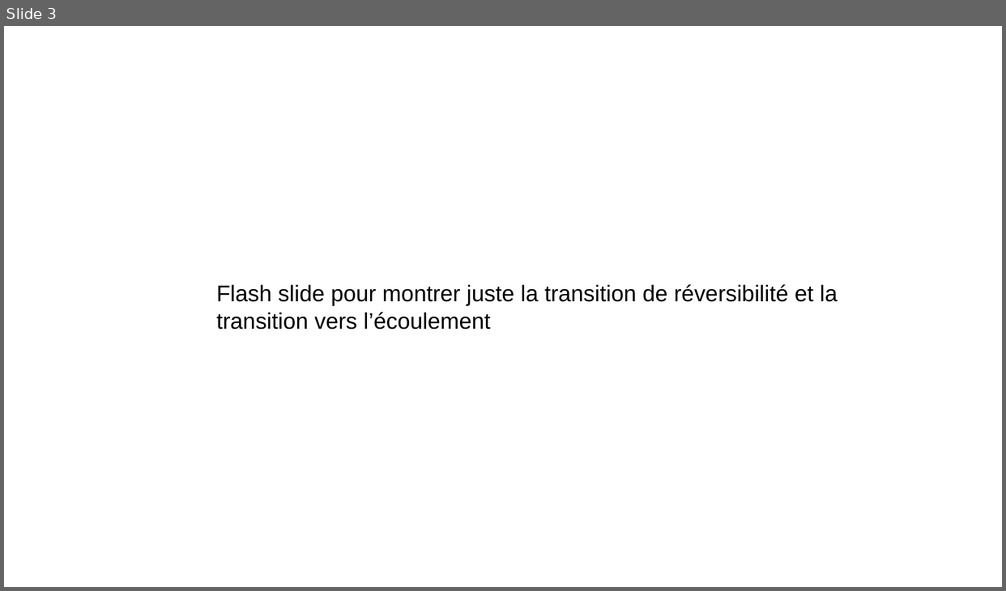
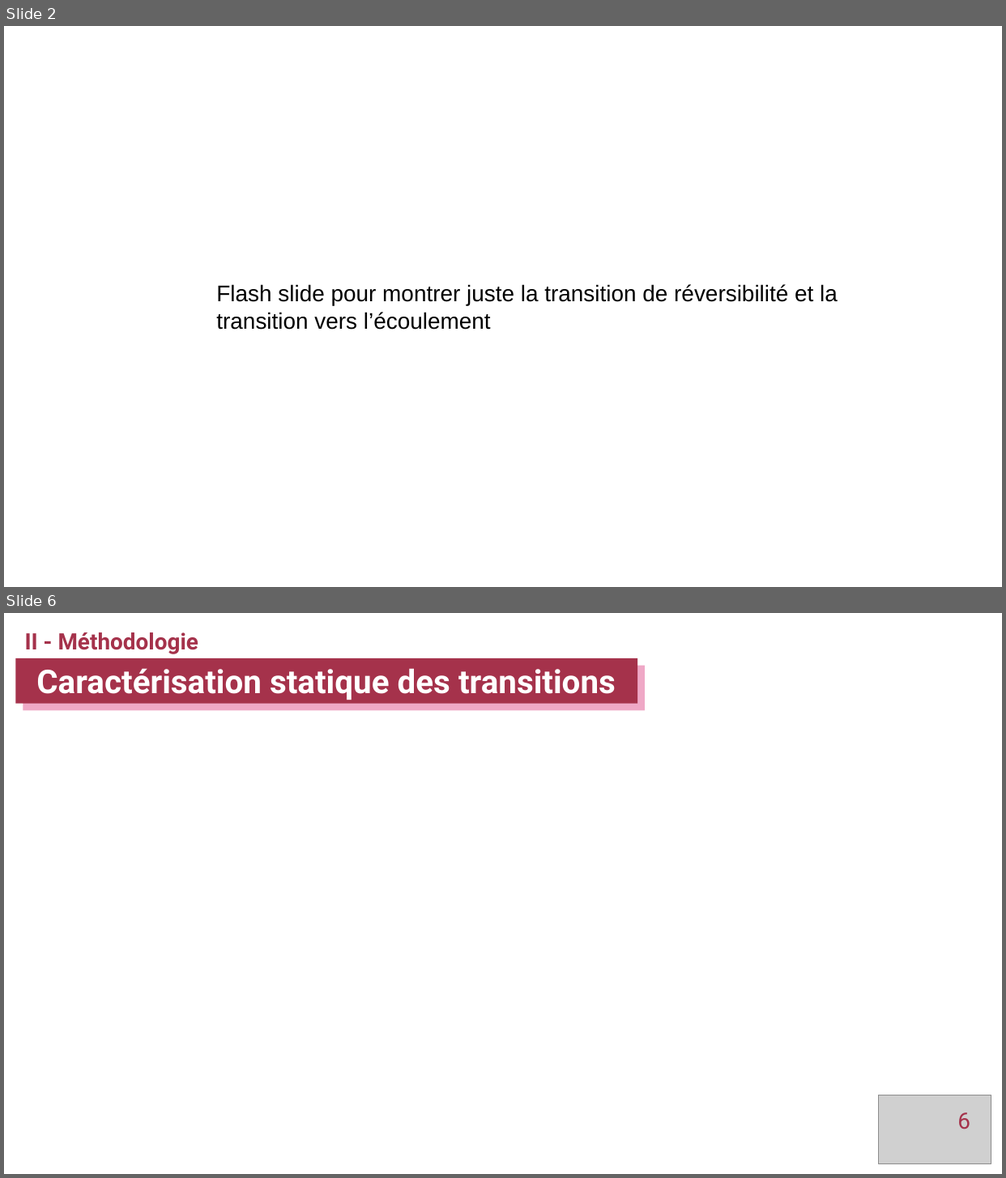
Before and after one commit to tjocteur/these, a slide deck: Soutenance/Soutenance_Jocteur.odp. Shown one above the other, each under a label of ours: slide 3 before the commit, slides 2 and 6 after it; the slides between them are not shown. The pictures are 1006x591 and 1006x1178 pixels, drawn with LibreOffice and Linux fonts; fonts in the diff are those of the drawing; grey boxes stand for pictures. Boxes give left, top, right and bottom in pixels: in the first picture for what was removed or moved away, otherwise in the second. Text is boxed around its words. In the diff, an @@ line names an element or a change of style, - is before the commit and + after.

```diff
--- a/Soutenance/Soutenance_Jocteur.odp
+++ b/Soutenance/Soutenance_Jocteur.odp
@@ slide 6 added at box(4, 613, 1002, 1174), background #FFFFFF @@
@@ text added at box(25, 632, 199, 654), 18 pt, text #A5324B, bold @@
+II - Méthodologie
@@ rectangle added at box(16, 658, 638, 704), fill #A5324B, 26 pt, text #FFFFFF, bold @@
+Caractérisation statique des transitions
@@ picture added at box(879, 1096, 992, 1165) @@
@@ page number added at box(957, 1113, 970, 1130), 18 pt, text #A5324B @@
+6
@@ what was slide 3 is now slide 2 @@
```
Also in this commit, not shown: 1 slide changed, 2 other slides added, 6 other files.
